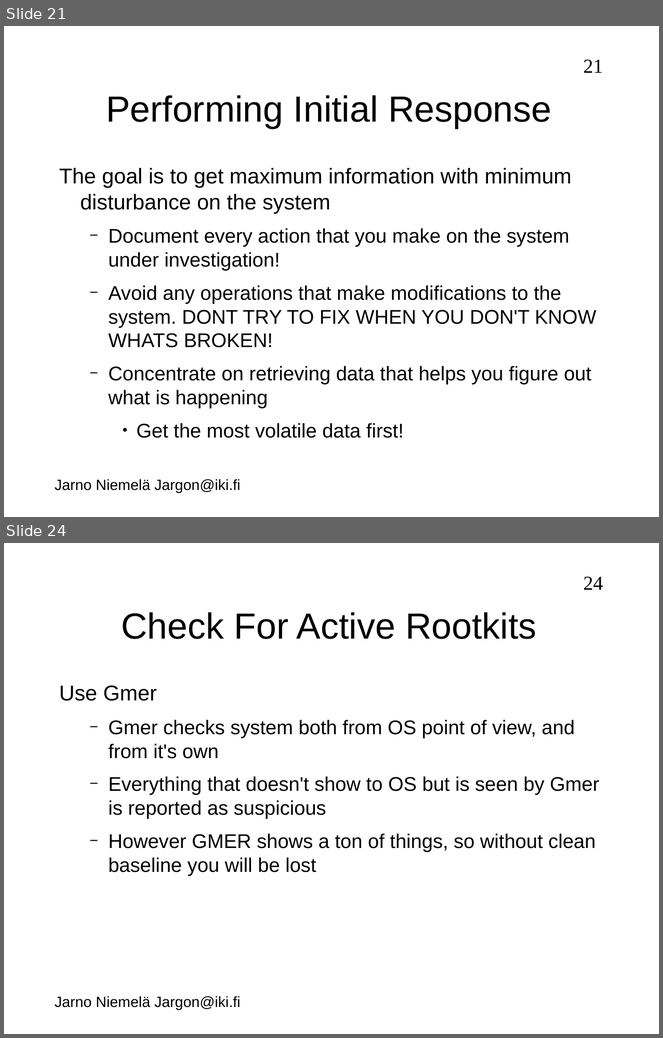
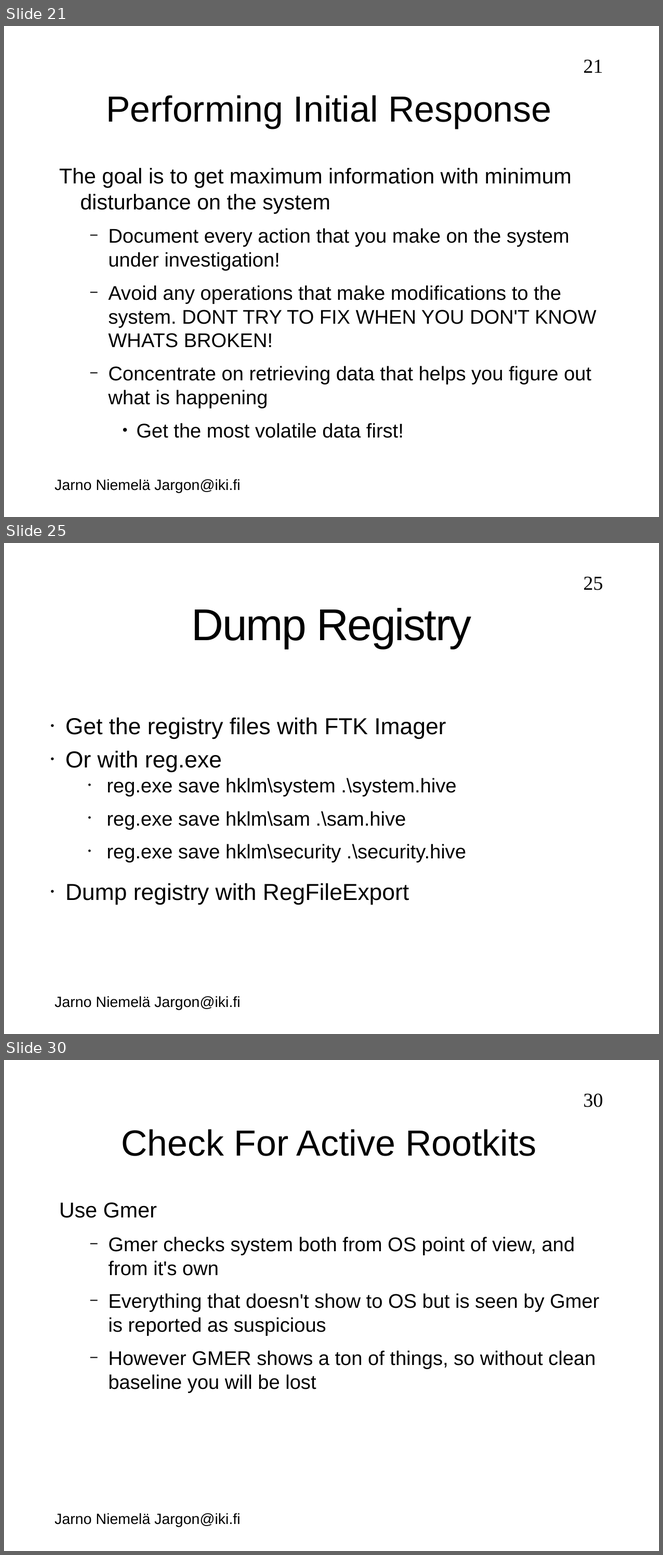
Before and after one commit to jarno-niemela/corporate_cyber_defence, a slide deck: Incident Response/IncidentResponse.odp. Shown one above the other, each under a label of ours: slides 21 and 24 before the commit, slides 21, 25 and 30 after it; the slides between them are not shown. The pictures are 663x1038 and 663x1555 pixels, drawn with LibreOffice and Linux fonts; fonts in the diff are those of the drawing; background and template pictures are left out. Boxes give left, top, right and bottom in pixels: in the first picture for what was removed or moved away, otherwise in the second. Text is boxed around its words. In the diff, an @@ line names an element or a change of style, - is before the commit and + after.

```diff
--- a/Incident Response/IncidentResponse.odp
+++ b/Incident Response/IncidentResponse.odp
@@ slide 25 added at (x1=4, y1=543, x2=659, y2=1034), background #FFFFFF; not listed: 2 template elements that a slide beside it also shows @@
@@ title added at (x1=192, y1=608, x2=471, y2=649), 54 pt, text #000000 @@
+Dump Registry
@@ text added at (x1=65, y1=717, x2=466, y2=905), 24 pt, text #000000 @@
+• Get the registry files with FTK Imager
+• Or with reg.exe
+  • reg.exe save hklm\system .\system.hive
+  • reg.exe save hklm\sam .\sam.hive
+  • reg.exe save hklm\security .\security.hive
+• Dump registry with RegFileExport
@@ what was slide 24 is now slide 30 @@
@@ page number at (x1=583, y1=1093, x2=603, y2=1107): text changed @@
-24
+30
```
Also in this commit, not shown: 4 slides changed, 5 other slides added.
